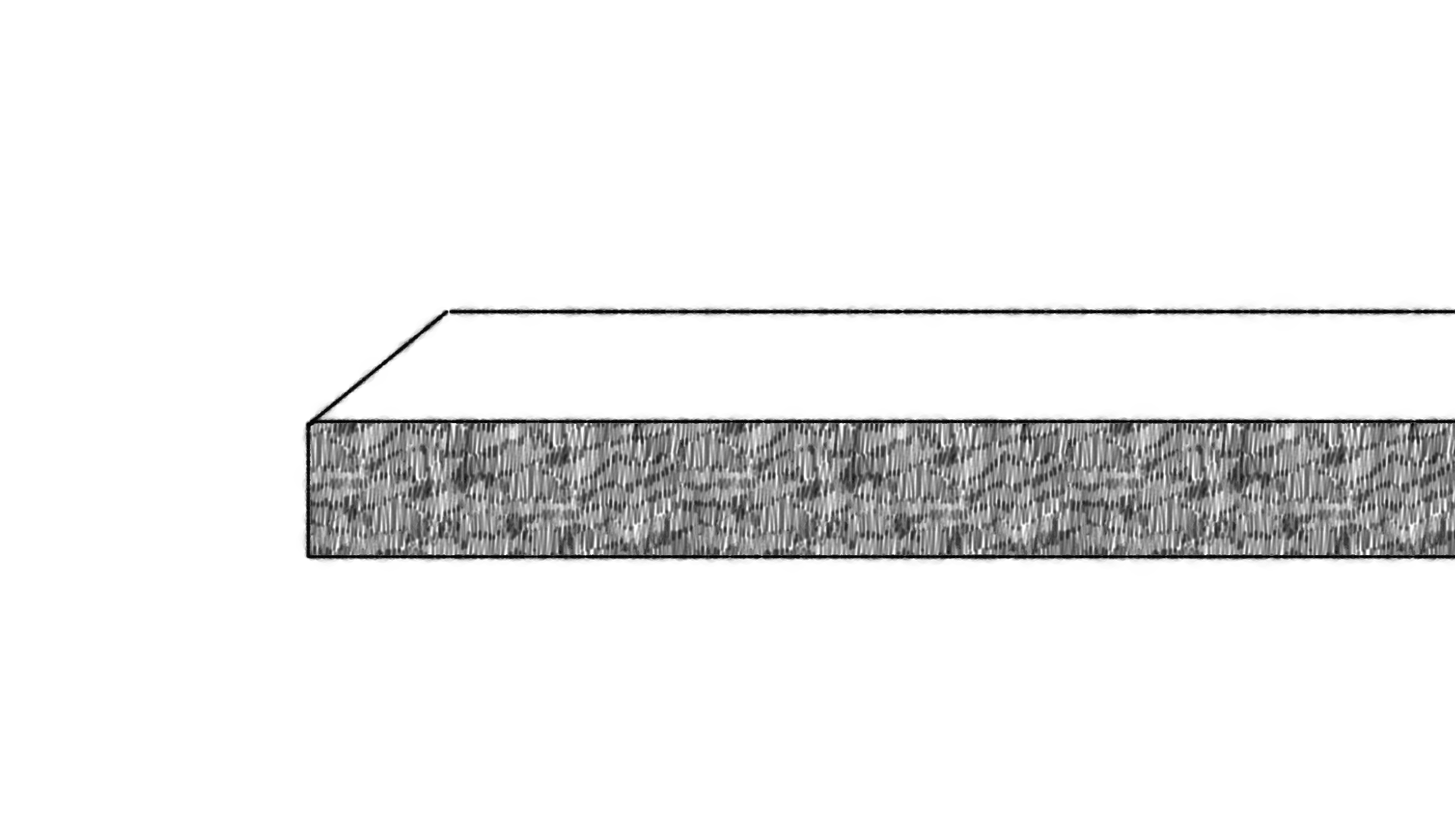
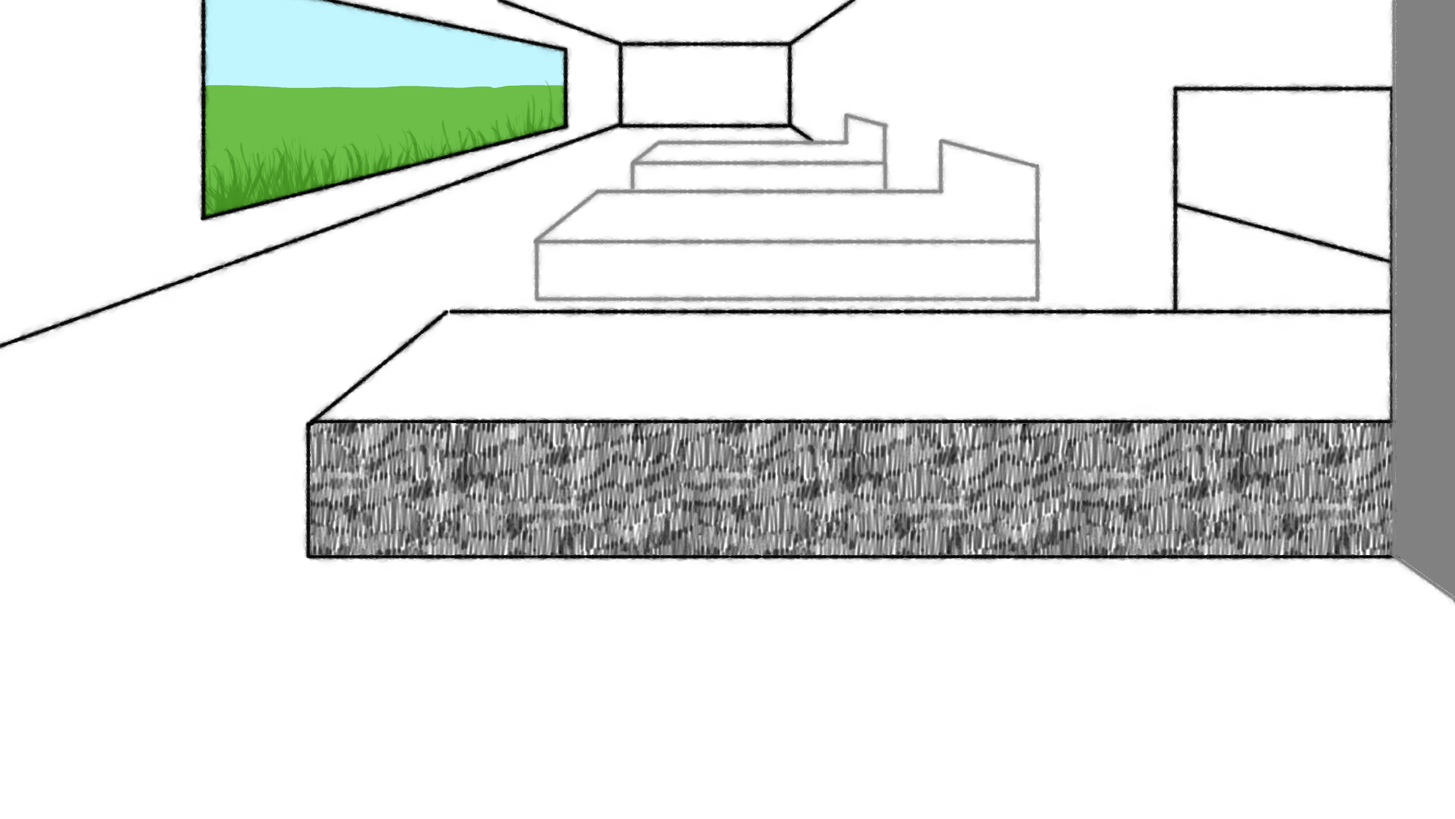
Comparing the layer stacks of the two 1455×819 images. Changes:
added layer "Near Wall" above "Conveyor" over [1358, 0, 1455, 605]
renamed "Paint Layer 2" to "Conveyor", painted on it over [291, 48, 1455, 583]
added layer "2nd Conveyor" above "3rd Conveyor" over [436, 97, 1046, 307]
added layer "3rd Conveyor" above "Window" over [582, 97, 922, 243]
added group "Window" with 2 layers above "Back Wal" over [193, 0, 583, 243]
added layer "Edge" in group "Window" over [193, 0, 583, 243]
added layer "Outside" in group "Window" over [194, 0, 583, 243]
added layer "Back Wal" above "Background" over [0, 0, 874, 352]
